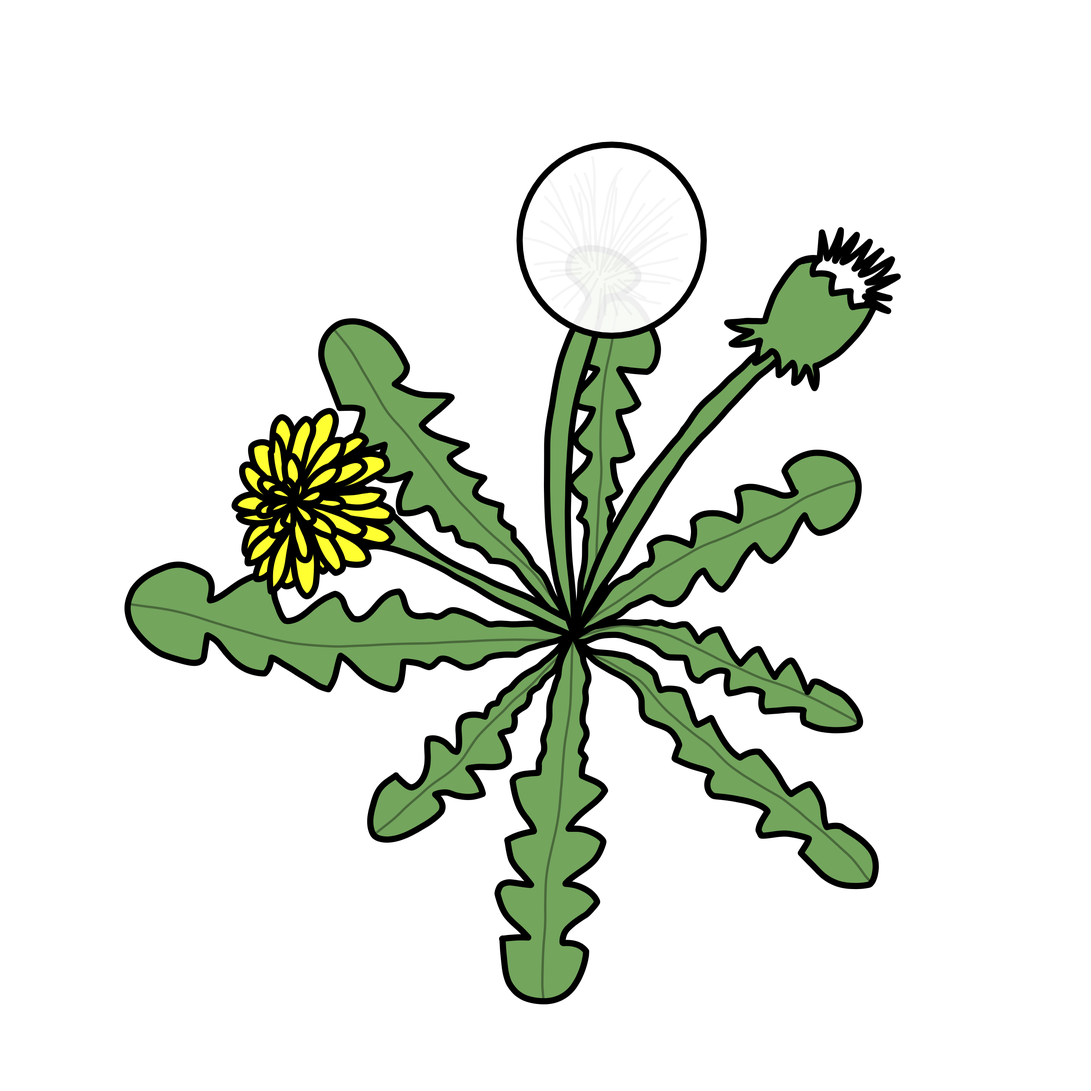
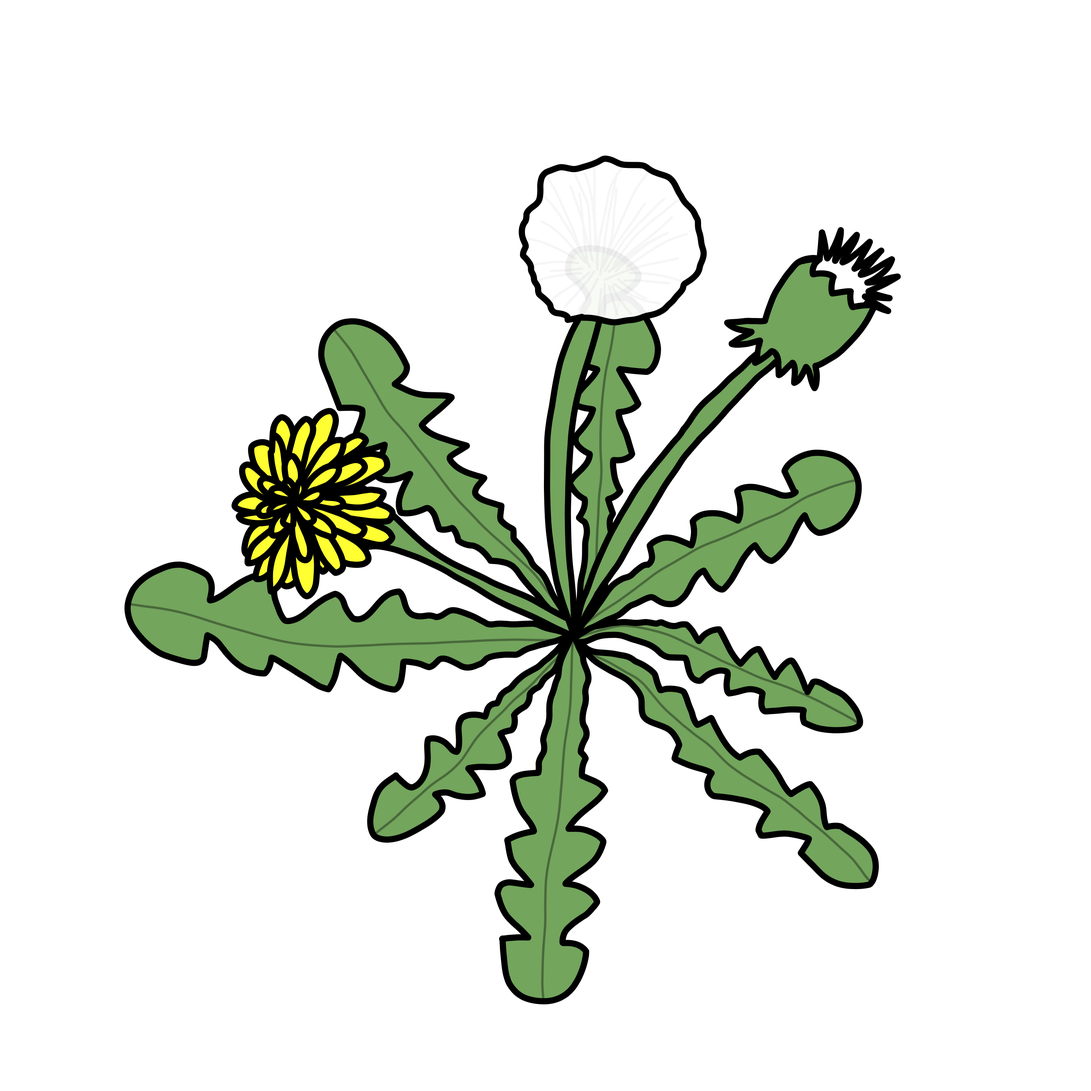
The second (1091, 1091) image is a revision of the first. Changes to its layers:
painted on "Fluff details" over (516, 141, 708, 330)
painted on "Fluff" over (516, 141, 708, 340)
painted on "Fluff color" over (516, 141, 708, 340)
painted on "Line art" (1st of 2, in "Flowers") over (516, 205, 708, 340)
painted on "Color" (1st of 2, in "Flowers") over (516, 230, 708, 340)
painted on "Details" over (524, 280, 700, 340)
painted on "Line art" (2nd of 2, in "Leaves") over (524, 280, 700, 340)
painted on "Color" (2nd of 2, in "Leaves") over (524, 280, 700, 340)
painted on "Background" over (516, 141, 708, 340)
